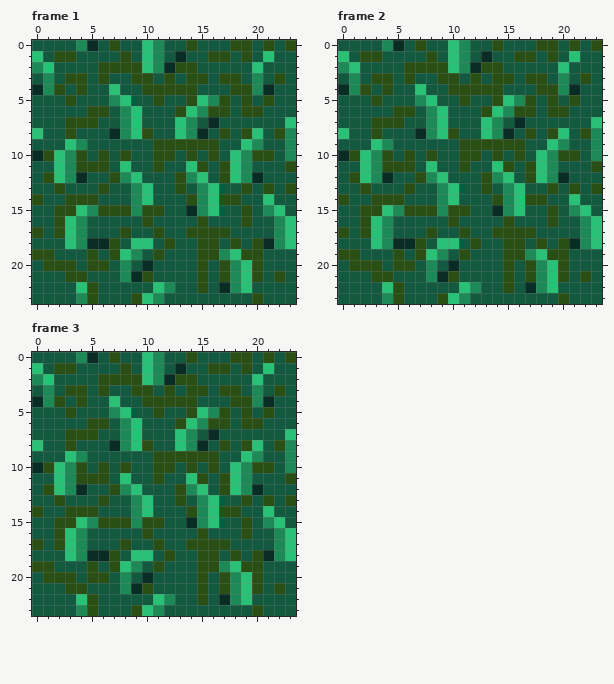
A pixel-art file gets an edit: assets/images/grass_tile.aseprite. Above is the file before it was changed.
24x24 pixels, 4 frames. Shown: frame 1, frame 2, frame 3. The commit also changed other frames, which this record leaves out.
After:
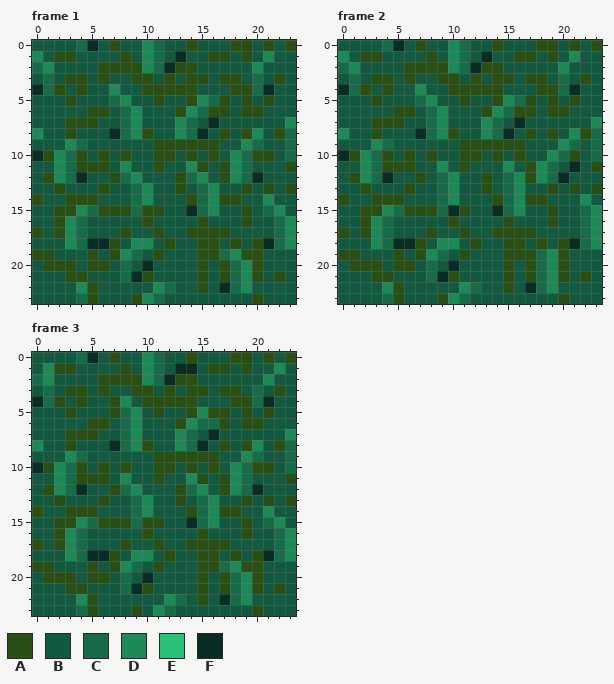
Palette (. is transparent): A #2a4f15  B #135940  C #176b49  D #1d8957  E #29c175  F #092c24
The commit says: Grass animations and more toned down version
Change:
Changed rows in their new state; - is an unchanged pixel.
Frame 1, layer "Grass":
first column x 0:
 0 ----C-----DC------------
 1 D---------DC---------D--
 2 CD--------DC--------D---
 3 -C------------------C---
 4 -C-----D------------C---
 5 -------CD------DC-------
 6 --------CD----DC--------
 7 --------CD---DC--------D
 8 D-------CD---DC-----D--C
 9 ---DC--------------DC--C
10 --DC--------------DC---C
11 --DC----D-----D---DC----
12 --DC----CD----CD--DC----
13 ---------CD----CD-------
14 ---------CD----CD----D--
15 ----DC---C-----CD----CD-
16 ---DC-----------------CD
17 ---DC-----------------CD
18 ---DC----DD-----------CD
19 --------DC-------CD-----
20 --------C---------CD----
21 --------C---------CD----
22 ----D------DC-----CD----
23 ----C-----DC------------
Frame 2, layer "Grass":
first column x 0:
 0 ----C-----DC------------
 1 D---------DC---------D--
 2 CD--------DC--------D---
 3 -C------------------C---
 4 -C-----D------------C---
 5 -------CD------DC-------
 6 --------CD----DC--------
 7 --------CD---DC--------D
 8 D-------CD---DC-----BD-C
 9 ---DC--------------B-C-C
10 --DC--------------B-C--C
11 --DC----BD----BD--DC-F--
12 --DC----BCD---BCD-DC----
13 ---------CD----CD-------
14 ---------CD----CD----BD-
15 ----DC---CF----CD----BCD
16 ---DC-----------------CD
17 ---DC-----------------CD
18 ---DC----DD-----------CD
19 --------DC-------ACD----
20 --------C---------CD----
21 --------C---------CD----
22 ----D------DC-----CD----
23 ----C-----DC------------
Frame 3, layer "Grass":
first column x 0:
 0 ----C-----DC------------
 1 BD--------DC--F------BD-
 2 CD--------DC--------BD--
 3 -C------------------C---
 4 -C-----AD-----------C---
 5 -------ACD-----DA-------
 6 --------CD----DCC-------
 7 --------CD---DC--------D
 8 D-------CD---DC-----D--C
 9 ---DC--------------DC--C
10 --DC--------------DC---C
11 --DC----D-----D---DC----
12 --DC----CD----CD--DC----
13 ---------CD----CD-------
14 ---------CD----CD----D--
15 ----DC---C-----CD----CD-
16 ---DC-----------------CD
17 ---DC-----------------CD
18 ---DC----DD-----------CD
19 --------DC-------CD-----
20 --------C---------CD----
21 --------C---------CD----
22 ----D------B-C----CD----
23 ----C-----B-C-----------
Where, in picture pixels (left, top, right, bottom), the same in both pictures:
changed: (32, 40, 296, 304)
changed: (338, 40, 602, 304)
changed: (32, 352, 296, 616)
